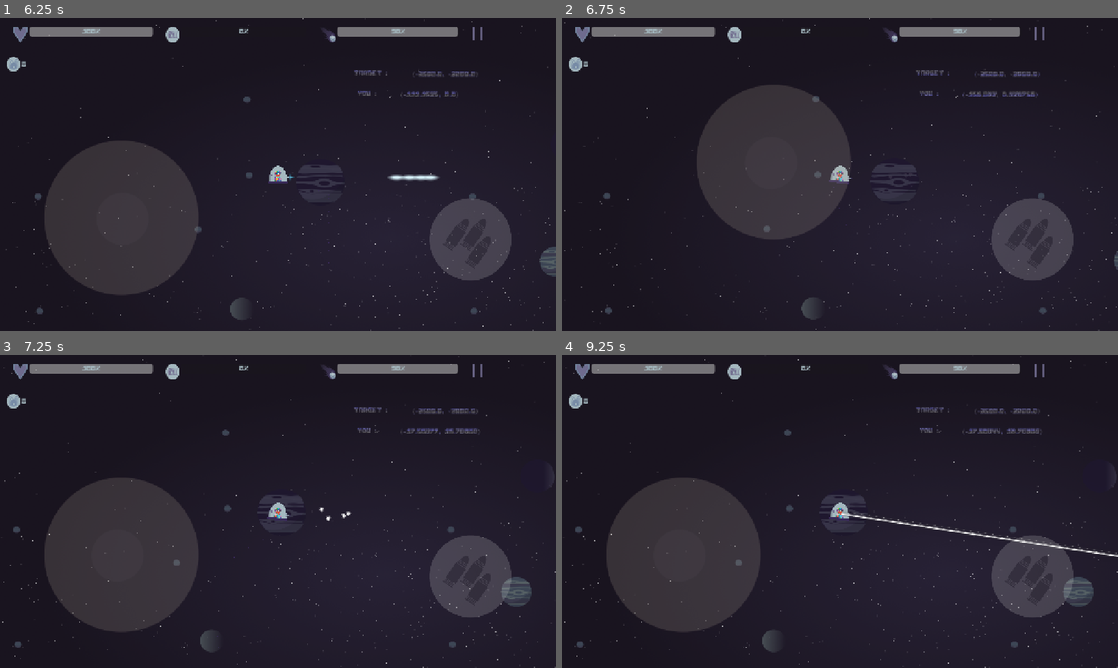
Above: before the commit, frames 1-4 (two rows, left to right).
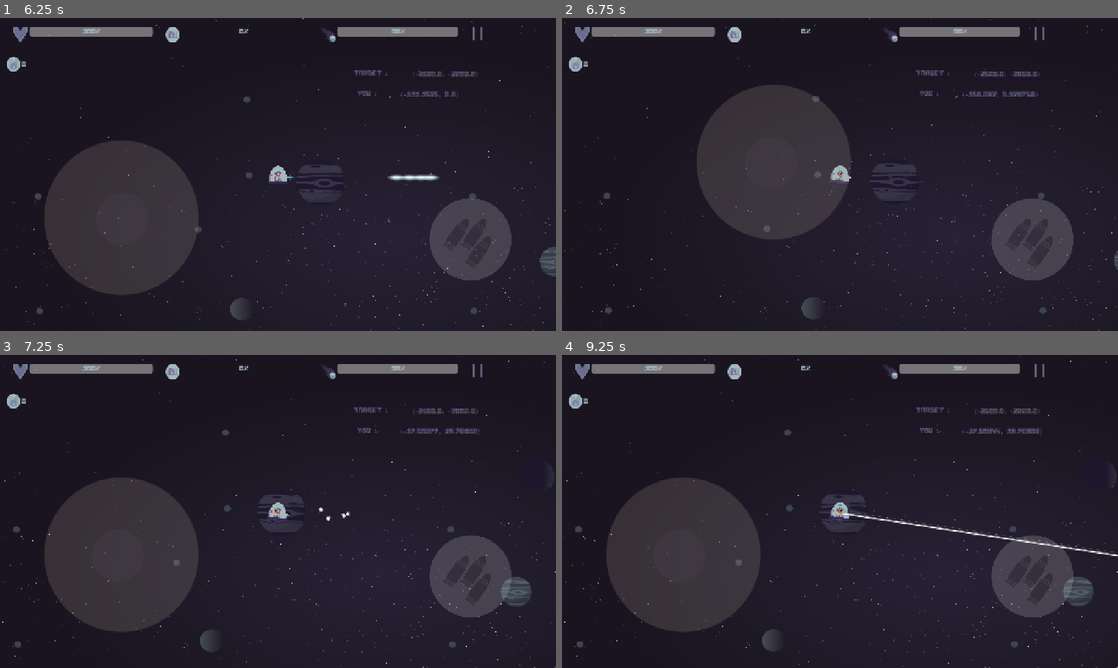
Above: after the commit, the same moments.

Repository: abhiram-ms/Froggys-space-wars--godot-version-4-
Game: Godot game, scene res://scenes/new/UI/LogIn/LogIn.tscn
The game is run twice, just before and just after one commit, with the same random seed, the same clock (stepped at 60 frames per second) and the same inputs.
Inputs (mouse positions are in pixels of both pictures, inside the frame that each line leads up to):
- Up to frame 1 (6.25 s): tap Enter (ui_accept) at 0.5, 0.77, 6.02 s; move the mouse to (400, 158) at 0.52 s; hold Up (ui_up) 0.53-1.25 s; click (400, 158) at 0.67 s; drag from (166, 190) to (250, 237) at 1.27 s; click "Initiate Launch" at 2 s; click "Play" at 2.75 s; move the mouse to (333, 105) at 3.52 s; hold Up (ui_up) 3.53-4.25 s; drag from (250, 237) to (111, 127) at 4.27 s; click "Launch Mission" at 5 s; move the mouse to (444, 221) at 5.77 s; hold Down (ui_down) from 5.78 s (still down)
- Up to frame 2 (6.75 s): release Down (ui_down) at 6.5 s; drag from (673, 127) to (1117, 177) at 6.52 s
- Up to frame 3 (7.25 s): no input
- Up to frame 4 (9.25 s): move the mouse to (867, 511) at 7.27 s; hold Down (ui_down) 7.28-8 s; click (867, 511) at 7.42 s; drag from (756, 433) to (840, 511) at 8.02 s; move the mouse to (962, 495) at 8.77 s; hold Up (ui_up) from 8.78 s (still down); tap Enter (ui_accept) at 9.02 s

Frame 1 is identical in both runs. In frame 2, less than 0.1% of the frame differs, in the area x 7-98%, y 0-100%; in frame 3, less than 0.1%; in frame 4, 0.6%, in the area x 0-100%, y 1-100%.

Commit message:
Use Godot 4 timer callback name in camera script

Diff:
--- a/scenes/new/vfx/CameraShake/CameraShakeComponent.gd
+++ b/scenes/new/vfx/CameraShake/CameraShakeComponent.gd
@@ -76,10 +76,6 @@
 		0.1
 	)
 
-# Compatibility for old scene signal connection names that came from Godot 3.
-func _on_Timer_timeout():
-	_on_timer_timeout()
-
 func showBlood():
 	animator.play("showBlood")
 	await get_tree().create_timer(3.0, true).timeout
